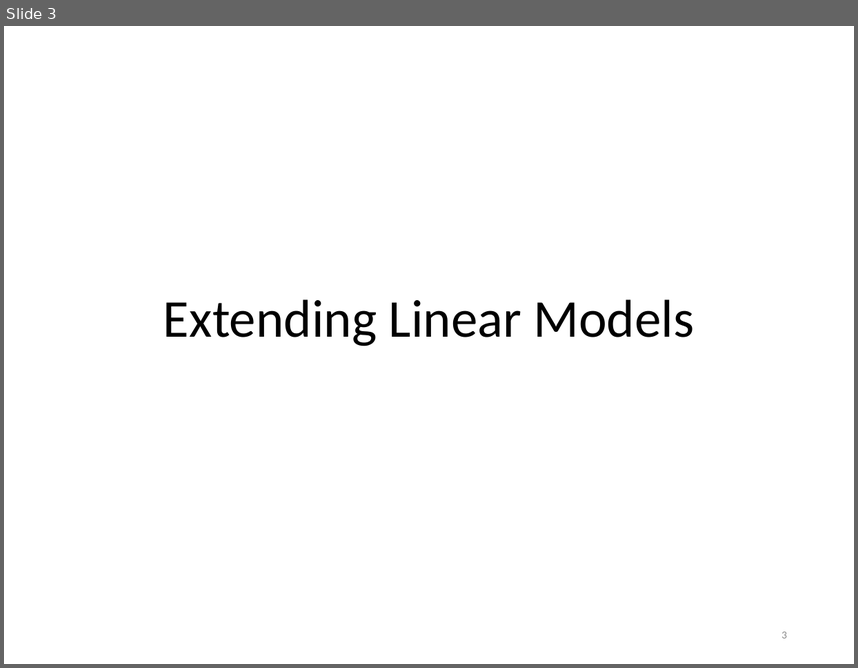
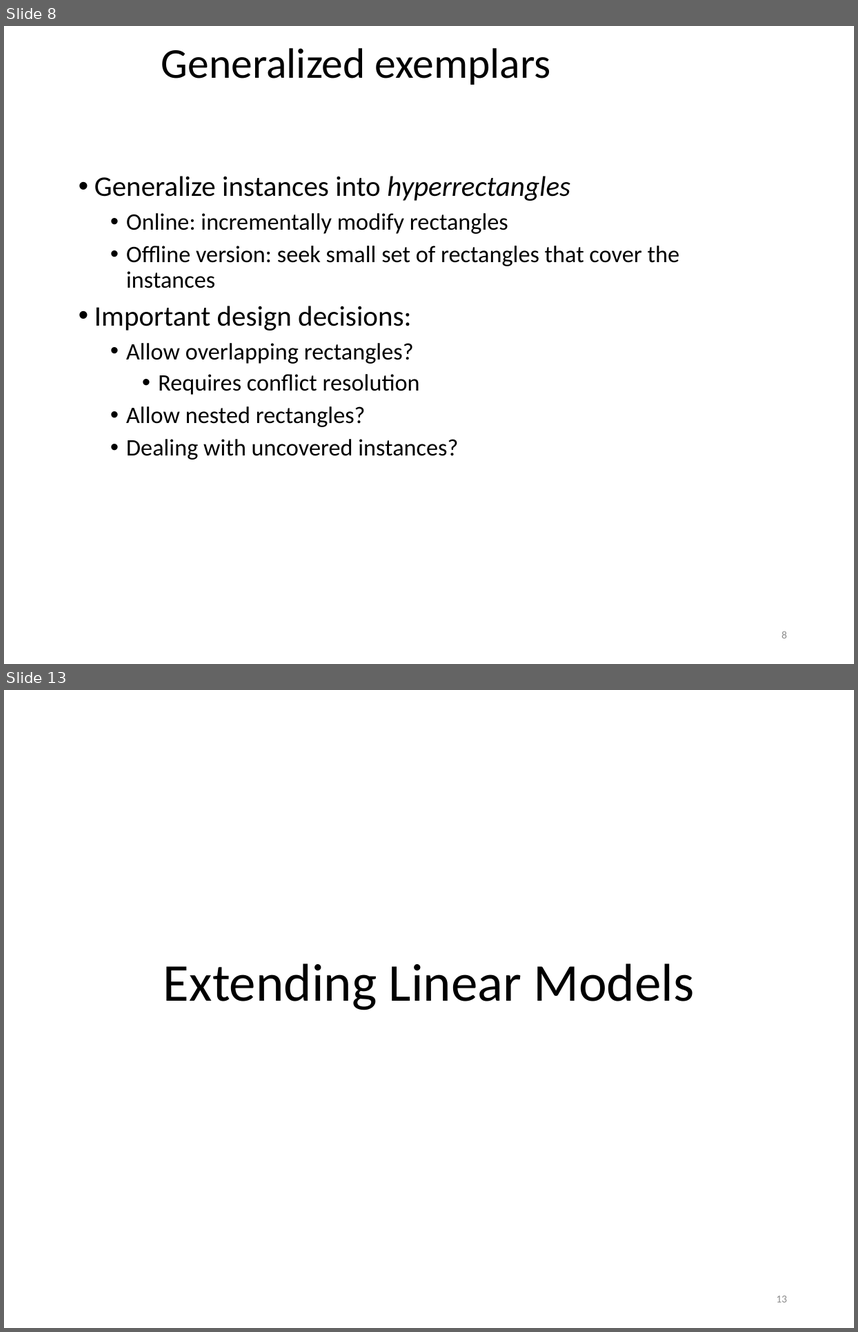
Before and after one commit to khaledmrasheed/khaledmrasheed.github.io, a slide deck: DMcourse/Chapter7.pptx. Shown one above the other, each under a label of ours: slide 3 before the commit, slides 8 and 13 after it; the slides between them are not shown. The pictures are 858x668 and 858x1332 pixels, drawn with LibreOffice and Linux fonts; fonts in the diff are those of the drawing. Boxes give left, top, right and bottom in pixels: in the first picture for what was removed or moved away, otherwise in the second. Text is boxed around its words. In the diff, an @@ line names an element or a change of style, - is before the commit and + after.

```diff
--- a/DMcourse/Chapter7.pptx
+++ b/DMcourse/Chapter7.pptx
@@ slide 8 added at (4, 26, 854, 664), background #FFFFFF @@
@@ title added at (161, 48, 551, 85), 36 pt, text #000000 @@
+Generalized exemplars
@@ text added at (94, 176, 680, 459), 20 pt, text #000000 @@
+• Generalize instances into hyperrectangles
+  • Online: incrementally modify rectangles
+  • Offline version: seek small set of rectangles that cover the instances
+• Important design decisions:
+  • Allow overlapping rectangles?
+    • Requires conflict resolution
+  • Allow nested rectangles?
+  • Dealing with uncovered instances?
@@ page number added at (782, 630, 787, 638), 9 pt, text #8C8C8C @@
+8
@@ what was slide 3 is now slide 13 @@
@@ page number at (776, 1295, 787, 1302): text changed @@
-3
+13
```
Also in this commit, not shown: 2 slides changed, 9 other slides added.
